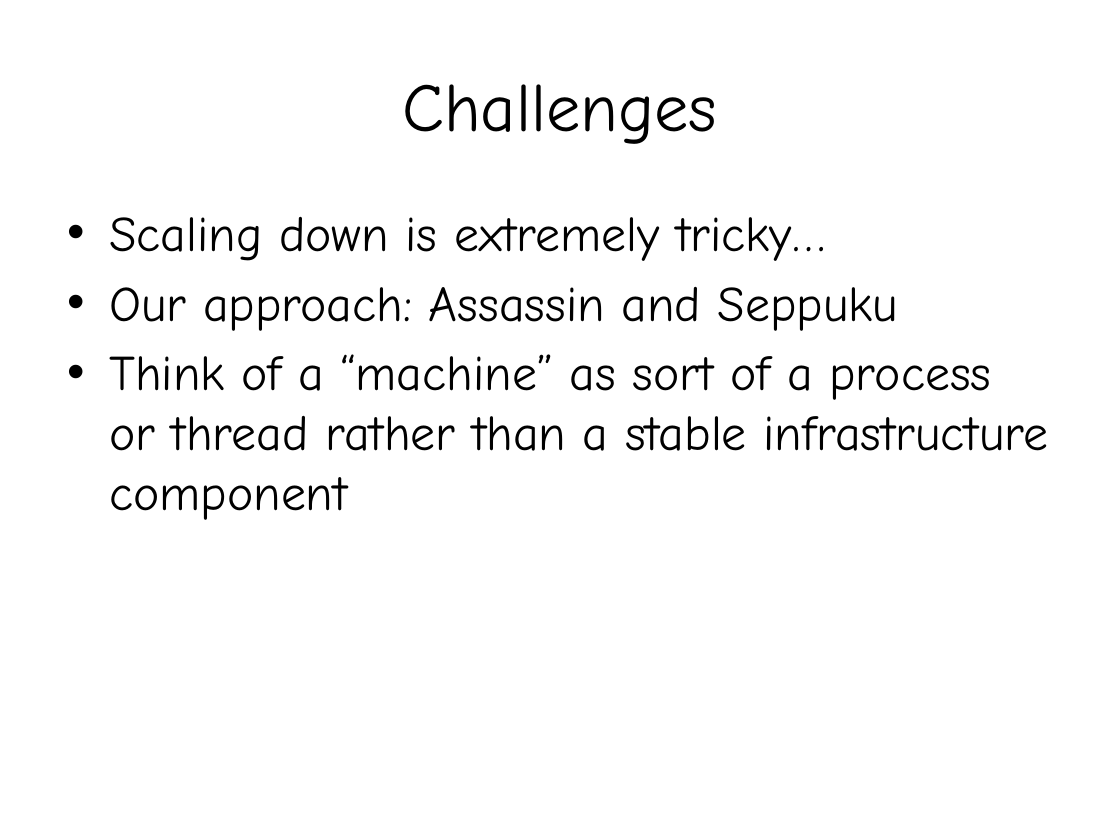
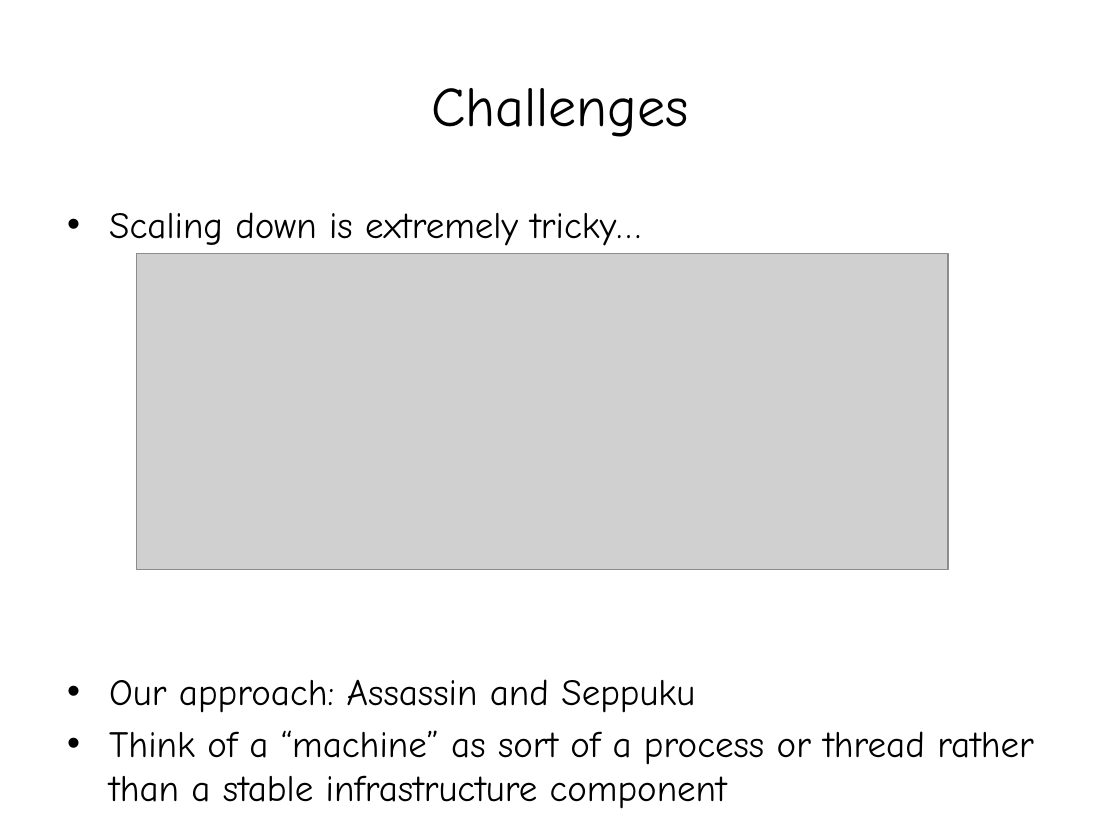
Before and after one commit to smolnik/diagrams, a slide deck: slide 43 of presentations/aws_ha_workshops.pptx (slide 41 before the commit). Drawn at 1120x840 pixels with LibreOffice and Linux fonts; fonts in the diff are those of the drawing; grey boxes stand for pictures. Boxes give left, top, right and bottom in pixels: in the first picture for what was removed or moved away, otherwise in the second. Text is boxed around its words. In the diff, an @@ line names an element or a change of style, - is before the commit and + after.

```diff
--- a/presentations/aws_ha_workshops.pptx
+++ b/presentations/aws_ha_workshops.pptx
@@ title "Challenges" at (431, 88, 689, 137): size 44 to 36 pt @@
@@ text "Scaling down is extremely tricky…" at (109, 212, 1034, 809): size 32 to 23.8 pt; less space between paragraphs @@
@@ picture added at (137, 253, 948, 570) @@
```
Also in this commit, not shown: 6 other slides changed, 3 slides added, 1 slide removed, 1 other file.
